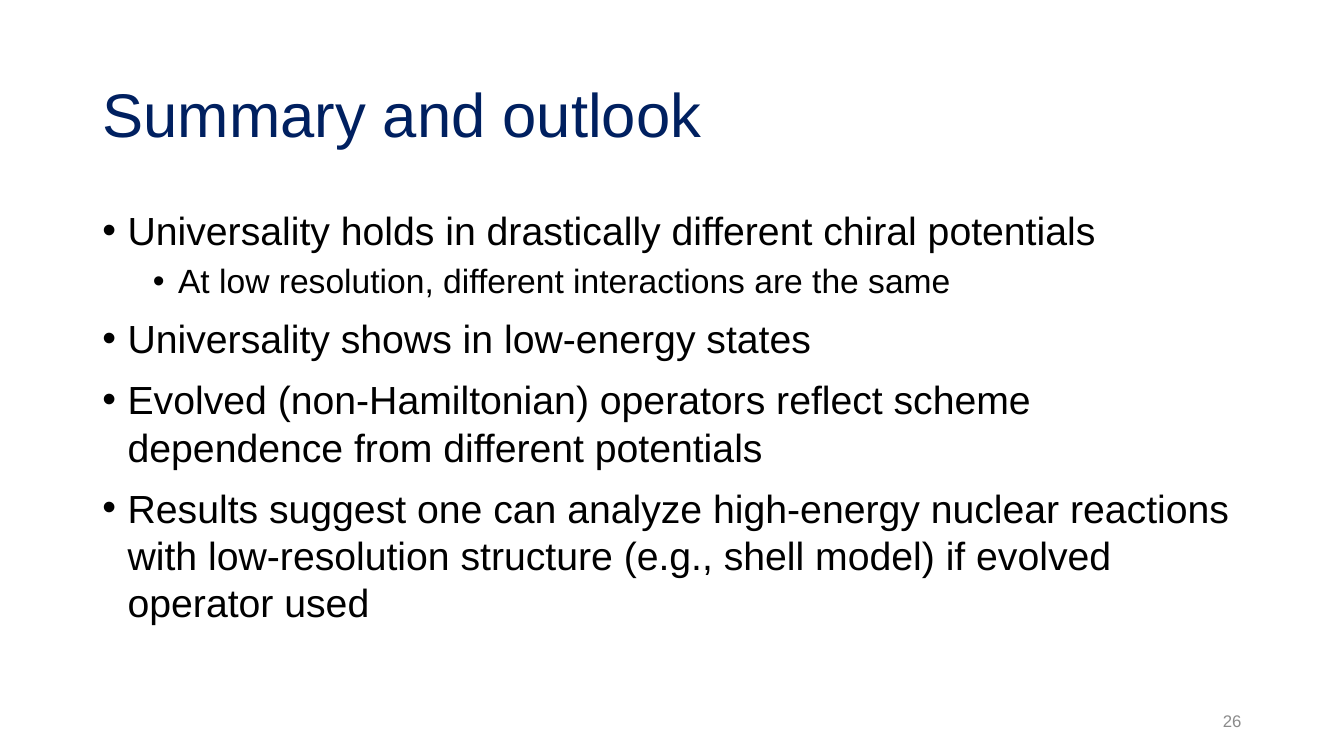
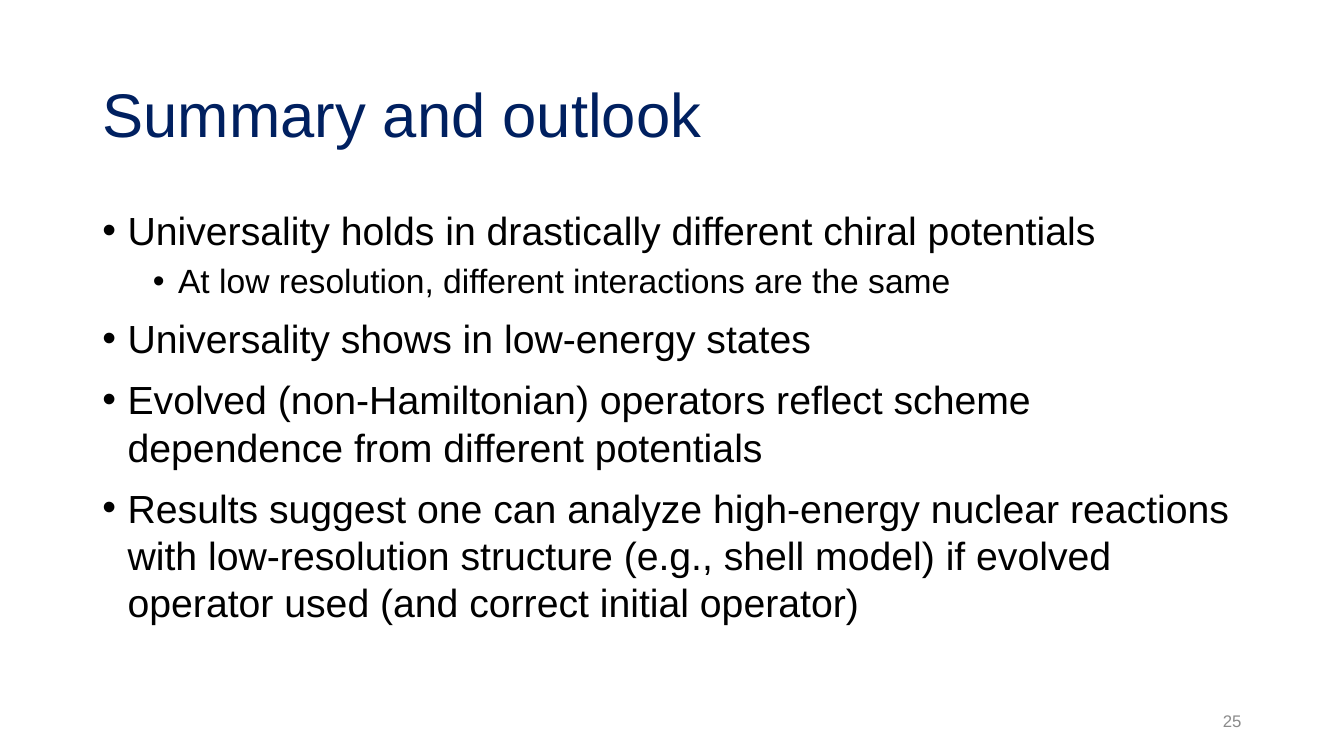
Before and after one commit to tropiano4/tropiano-srg, a slide deck: slide 25 of Presentations/NUCLEI_June2020/tropiano_nuclei_2020.pptx (slide 26 before the commit). Drawn at 1344x756 pixels with LibreOffice and Linux fonts; fonts in the diff are those of the drawing. Boxes give left, top, right and bottom in pixels: in the first picture for what was removed or moved away, otherwise in the second. Text is boxed around its words. In the diff, an @@ line names an element or a change of style, - is before the commit and + after.

```diff
--- a/Presentations/NUCLEI_June2020/tropiano_nuclei_2020.pptx
+++ b/Presentations/NUCLEI_June2020/tropiano_nuclei_2020.pptx
@@ text at [128, 494, 1229, 625]: text changed @@
-• Results suggest one can analyze high-energy nuclear reactions with low-resolution structure (e.g., shell model) if evolved operator used
+• Results suggest one can analyze high-energy nuclear reactions with low-resolution structure (e.g., shell model) if evolved operator used (and correct initial operator)
```
Also in this commit, not shown: 4 other slides changed, 1 slide added, 2 slides removed.
